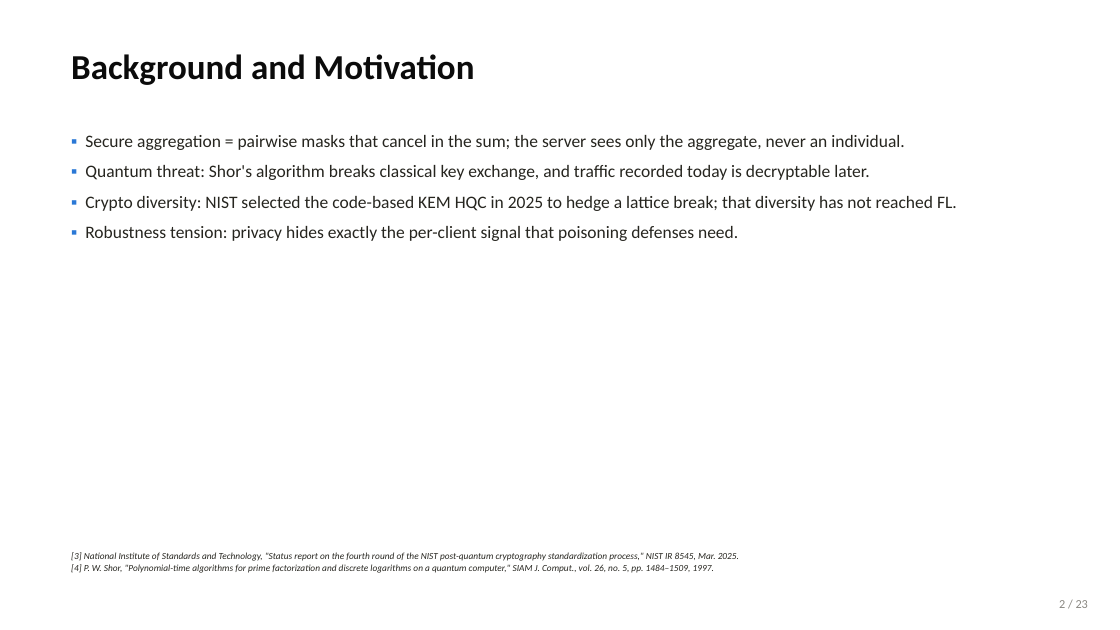
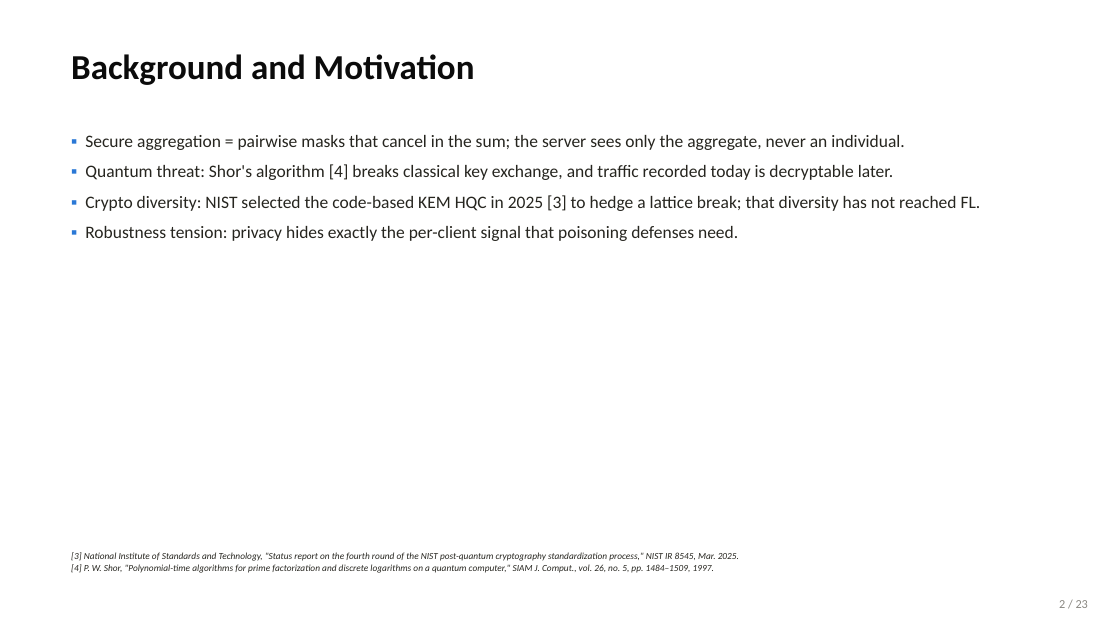
Before and after one commit to wshuv-o/cb-safe-draft, a slide deck: slide 3 of paper/cbsafe_deck.pptx. Drawn at 1120x630 pixels with LibreOffice and Linux fonts; fonts in the diff are those of the drawing. Boxes give left, top, right and bottom in pixels: in the first picture for what was removed or moved away, otherwise in the second. Text is boxed around its words. In the diff, an @@ line names an element or a change of style, - is before the commit and + after.

```diff
--- a/paper/cbsafe_deck.pptx
+++ b/paper/cbsafe_deck.pptx
@@ text at [85, 164, 981, 211]: text changed @@
-▪ Quantum threat: Shor's algorithm breaks classical key exchange, and traffic recorded today is decryptable later.
-▪ Crypto diversity: NIST selected the code-based KEM HQC in 2025 to hedge a lattice break; that diversity has not reached FL.
+▪ Quantum threat: Shor's algorithm [4] breaks classical key exchange, and traffic recorded today is decryptable later.
+▪ Crypto diversity: NIST selected the code-based KEM HQC in 2025 [3] to hedge a lattice break; that diversity has not reached FL.
```
Also in this commit, not shown: 21 other slides changed, 23 other files.
